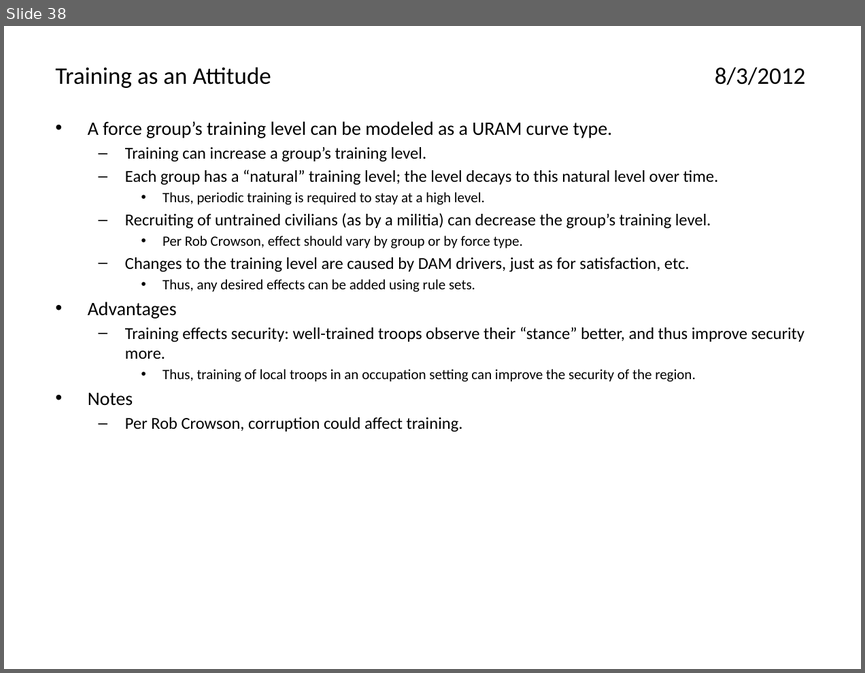
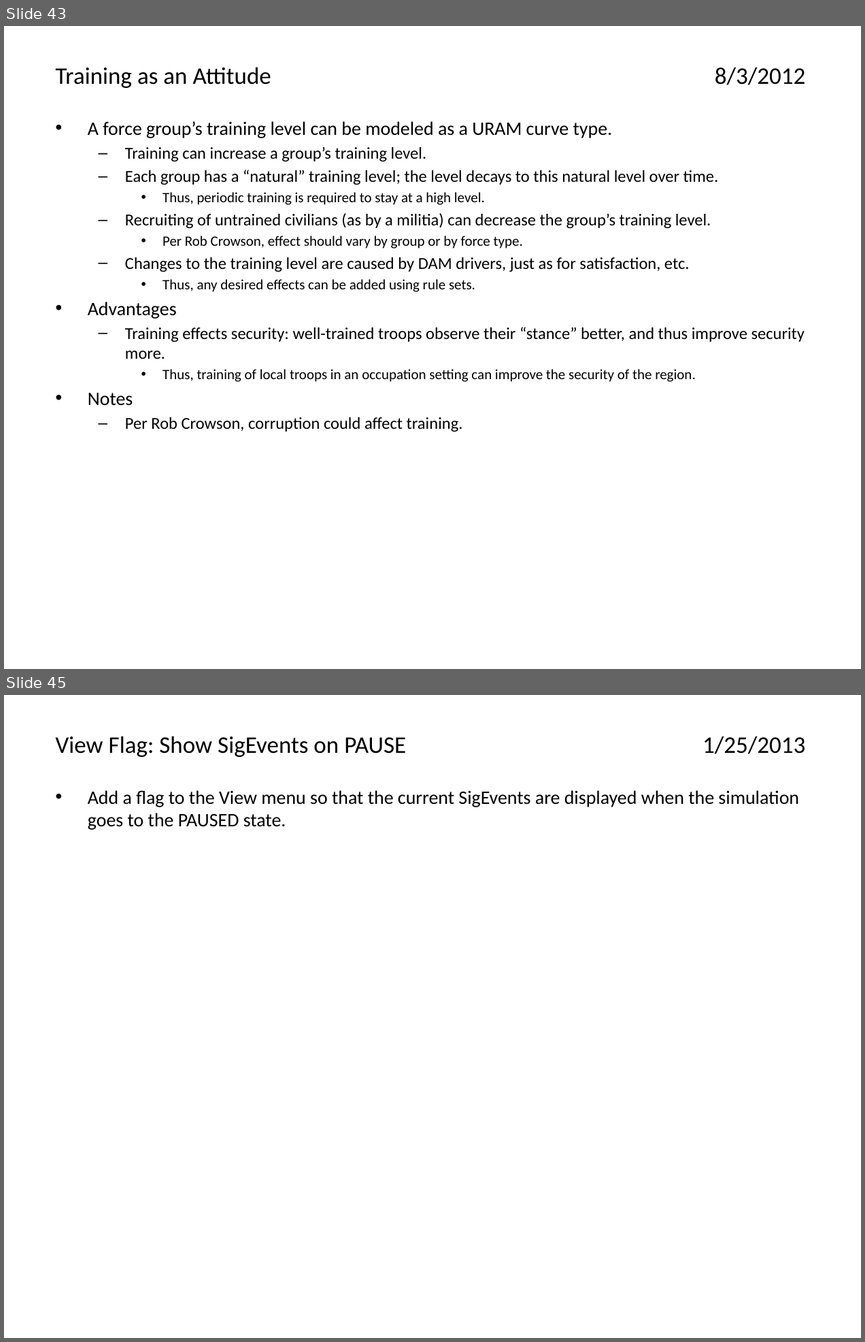
Before and after one commit to AthenaModel/athena-legacy, a slide deck: docs/dev/ideas.pptx. Shown one above the other, each under a label of ours: slide 38 before the commit, slides 43 and 45 after it; the slides between them are not shown. The pictures are 865x673 and 865x1342 pixels, drawn with LibreOffice and Linux fonts; fonts in the diff are those of the drawing. Boxes give left, top, right and bottom in pixels: in the first picture for what was removed or moved away, otherwise in the second. Text is boxed around its words. In the diff, an @@ line names an element or a change of style, - is before the commit and + after.

```diff
--- a/docs/dev/ideas.pptx
+++ b/docs/dev/ideas.pptx
@@ slide 45 added at box(4, 695, 861, 1338), background #FFFFFF @@
@@ title added at box(56, 736, 805, 757), 20 pt, text #000000 @@
+View Flag: Show SigEvents on PAUSE 1/25/2013
@@ text added at box(88, 790, 799, 830), 16 pt, text #000000 @@
+• Add a flag to the View menu so that the current SigEvents are displayed when the simulation goes to the PAUSED state.
@@ what was slide 38 is now slide 43 @@
```
Also in this commit, not shown: 3 slides changed, 7 other slides added, 2 slides removed.
